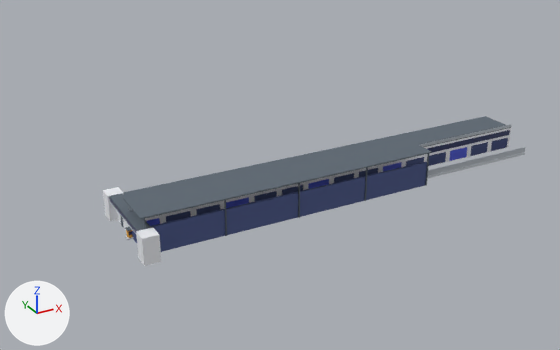
Before and after pictures for a commit that changed the glTF model public/models/circuit.glb.
One viewpoint serves both versions: a 50 mm camera at (-59.8, -200.2, 109.6) aimed at (60.9, 19.3, -0.1). The lights are fixed; the arrows at lower left show +X, +Y and +Z. The first picture is the older version. Vertices at exactly the same position are counted once.

The scene before the commit, as lines of its bpy script (objects in view):
```python
ob_footbridge = bpy.data.objects.new('Footbridge', me_footbridge)
ob_footbridge.location = (0.0, 0.0, 0.0)
ob_grandstand = bpy.data.objects.new('Grandstand', me_grandstand)
ob_grandstand.location = (0.0, 0.0, 0.0)
ob_pitbuilding = bpy.data.objects.new('PitBuilding', me_pitbuilding)
ob_pitbuilding.location = (0.0, 0.0, 0.0)
```
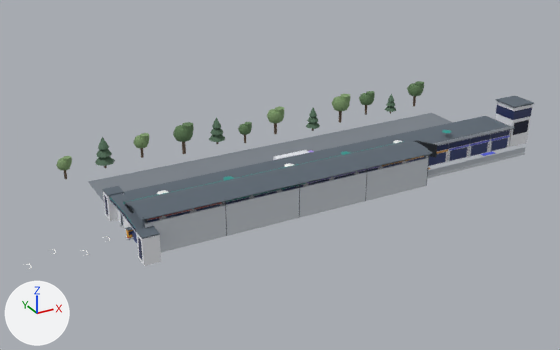
Pixel boxes [x1, y1, x2, y2] of what changed, in the pictures (560 x 350 px):
'PitBuilding', reshaped (17% wider, 31% taller): before [117, 116, 525, 228]; after [56, 81, 534, 228]
'Grandstand', reshaped: before [123, 138, 432, 252]; after [123, 140, 437, 252]
'Footbridge', reshaped: before [103, 187, 161, 266]; after [102, 186, 161, 266]
part 1 of me_pitbuilding, added: after [495, 102, 532, 147]
part 2 of me_pitbuilding, added: after [496, 96, 534, 108]
part 3 of me_pitbuilding, added: after [496, 105, 532, 120]
part 4 of me_pitbuilding, rebuilt: before [129, 124, 512, 211]; after [434, 126, 514, 145]
part 5 of me_pitbuilding, built on: before [123, 116, 511, 197]; after [56, 81, 529, 222]
part 6 of me_grandstand, rebuilt: before [123, 138, 432, 219]; after [126, 153, 432, 221]
part 7 of me_grandstand, built on: before [132, 154, 429, 240]; after [124, 140, 437, 252]
part 8 of me_grandstand, reshaped: before [298, 183, 300, 218]; after [295, 181, 300, 218]
part 9 of me_grandstand, reshaped: before [224, 200, 227, 236]; after [222, 198, 227, 236]
part 10 of me_grandstand, reshaped: before [364, 168, 368, 201]; after [362, 166, 368, 201]
part 11 of me_footbridge, added: after [136, 226, 160, 239]
part 12 of me_footbridge, added: after [102, 186, 124, 196]
part 13 of me_footbridge, added: after [138, 237, 143, 261]
part 14 of me_footbridge, added: after [104, 195, 108, 216]
part 15 of me_footbridge, built on: after [109, 193, 148, 233]

What changed in the scene script:
```text
Change me_pitbuilding:
    remove me_pitbuilding.from_pydata(...)  # 168 vertices, 252 faces; spans x 0.0..150.0, y -8.0..14.0, z 0.0..9.0
    add me_pitbuilding.from_pydata(...)  # 2714 vertices, 4138 faces; spans x -9.0..160.0, y -8.0..61.0, z 0.0..16.0
    me_pitbuilding part 1: a new loose piece, a box spanning x 150.5..159.5, y 0.0..9.0, z 0.0..16.0, in mat_wall (white #eef0f5)
    me_pitbuilding part 2: a new loose piece, a box spanning x 150.0..160.0, y -0.6..9.6, z 16.0..16.5, in mat_roof (greyish blue #5d6873)
    me_pitbuilding part 3: a new loose piece, a box spanning x 150.4..159.6, y -0.1..9.1, z 11.0..14.5, in mat_glass (dark blue #2c3560)
    me_pitbuilding part 4: the loose piece of 8 vertices spanning x 0.0..150.0, y 0.0, z 8.0..9.0 is rebuilt with 8 vertices and now spans x 0.0..150.0, y -2.0..-1.0, z 8.0..9.0
    me_pitbuilding part 5: 1 vertex moved from x 150.0, y 0.0, z 8.0 to x 150.0, y -2.0, z 8.0; 3 vertices removed from x 0.0..150.0, y 0.0, z 8.0; 2309 vertices added at x -9.0..159.0, y -8.0..61.0, z 0.0..12.0
    other edits to the shape of me_pitbuilding do not show in these pictures
    add me_pitbuilding.materials.append(mat_team1)  # red #e0695d
    add me_pitbuilding.materials.append(mat_team2)  # cyan #2e9e95
    add me_pitbuilding.materials.append(mat_team3)  # purple #a88be0
    add me_pitbuilding.materials.append(mat_team4)  # orange #e3a23b
    add me_pitbuilding.materials.append(mat_slat)  # dark blue #34406b
    add me_pitbuilding.materials.append(mat_steel)  # greyish blue #5d6873
    add me_pitbuilding.materials.append(mat_white)  # white #f4f4f2
    add me_pitbuilding.materials.append(mat_accent)  # cyan #2e9e95
    add me_pitbuilding.materials.append(mat_screen)  # dark blue #141a33
    add me_pitbuilding.materials.append(mat_black)  # black #1d242b
    add me_pitbuilding.materials.append(mat_asphalt)  # grey #7d848c
    add me_pitbuilding.materials.append(mat_body)  # white #e9ecf2
    add me_pitbuilding.materials.append(mat_tyre)  # black #1d242b
    add me_pitbuilding.materials.append(mat_hub)  # light grey #b9c0c8
    add me_pitbuilding.materials.append(mat_trunk)  # brown #6b5a4a
    add me_pitbuilding.materials.append(mat_leaf)  # green #7e9b6a
    add me_pitbuilding.materials.append(mat_pine)  # dark green #4f6b55
    add me_pitbuilding.materials.append(mat_leafdark)  # green #5f7d55
Change me_grandstand:
    remove me_grandstand.from_pydata(...)  # 148 vertices, 250 faces; spans x -1.0..101.0, y -13.2..2.0, z 0.0..12.4
    add me_grandstand.from_pydata(...)  # 328 vertices, 522 faces; spans x -1.0..108.3, y -13.6..2.0, z 0.0..13.0
    me_grandstand part 6: the loose piece of 8 vertices spanning x -1.0..101.0, y -13.2..2.0, z 12.0..12.4 is rebuilt with 18 vertices and now spans x -1.0..101.0, y -13.6..2.0, z 10.6..12.8
    me_grandstand part 7: 4 vertices moved from x -0.2..100.2, y -13.0..-12.6, z 12.0 to x -0.2..100.2, y -12.8, z 0.0; 14 vertices removed from x -0.2..100.2, y -13.0..-0.9, z 0.0..12.0; 100 vertices added at x -1.0..108.3, y -13.6..2.0, z 0.0..13.0
    me_grandstand part 8: 2 vertices moved from x 49.8..50.2, y -13.0..-12.6, z 12.0 to x 49.8..50.2, y -12.8, z 0.0; 2 vertices removed from x 49.8..50.2, y -13.0..-12.6, z 12.0; 30 vertices added at x 39.4..60.6, y -13.1..0.0, z 0.0..12.7
    me_grandstand part 9: 2 vertices moved from x 24.8..25.2, y -13.0..-12.6, z 12.0 to x 24.8..25.2, y -12.8, z 0.0; 2 vertices removed from x 24.8..25.2, y -13.0..-12.6, z 12.0; 26 vertices added at x 19.4..25.2, y -13.1..0.0, z 0.0..12.7
    me_grandstand part 10: 2 vertices moved from x 74.8..75.2, y -13.0..-12.6, z 12.0 to x 74.8..75.2, y -12.8, z 0.0; 2 vertices removed from x 74.8..75.2, y -13.0..-12.6, z 12.0; 26 vertices added at x 74.8..80.6, y -13.1..0.0, z 0.0..12.7
    other edits to the shape of me_grandstand do not show in these pictures
    add me_grandstand.materials.append(mat_stair)  # light grey #b9c0c8
    add me_grandstand.materials.append(mat_accent)  # cyan #2e9e95
    add me_grandstand.materials.append(mat_black)  # black #1d242b
    add me_grandstand.materials.append(mat_screen)  # dark blue #141a33
Change me_footbridge:
    remove me_footbridge.from_pydata(...)  # 44 vertices, 72 faces; spans x -2.5..2.5, y -18.0..18.0, z 0.0..8.6
    add me_footbridge.from_pydata(...)  # 290 vertices, 576 faces; spans x -2.6..2.6, y -18.1..18.1, z 0.0..9.4
    me_footbridge part 11: a new loose piece, a box spanning x -2.6..2.6, y -18.1..-12.9, z 8.6..9.0, in mat_roof (greyish blue #5d6873)
    me_footbridge part 12: a new loose piece, a box spanning x -2.6..2.6, y 12.9..18.1, z 8.6..9.0, in mat_roof (greyish blue #5d6873)
    me_footbridge part 13: a new loose piece, a box spanning x -2.5..2.5, y -16.7..-14.3, z 1.0..7.6, in mat_glass (dark blue #2c3560)
    me_footbridge part 14: a new loose piece, a box spanning x -2.5..2.5, y 14.3..16.7, z 1.0..7.6, in mat_glass (dark blue #2c3560)
    me_footbridge part 15: 4 vertices removed from x -1.9..1.9, y -13.0..13.0, z 7.0; 218 vertices added at x -2.1..2.1, y -13.0..13.0, z 6.8..9.4
    add me_footbridge.materials.append(mat_accent)  # cyan #2e9e95
```
